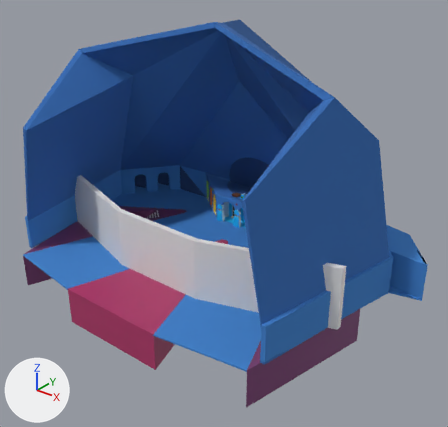
An edit to the FBX model Assets/mehses/Mainroom/mainroom4_nolines.fbx, drawn before and after from the same camera.
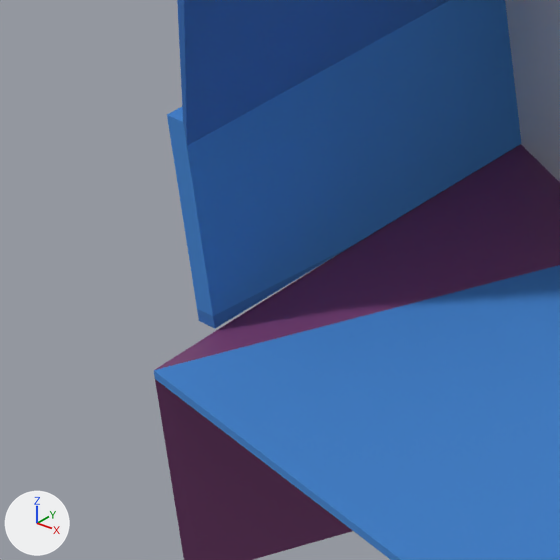
The first picture shows the older version from a 50 mm lens placed at (31.9, -41.1, 27.0), pointed at (2.8, -4.6, 4.4). The close-ups show both versions on the part from 0% to 19% of the width and 47% to 66% of the height of that picture; other places that the commit changed are outside them. Arrows for +X, +Y and +Z are at lower left; the lights stay in place. Where no turn or scale is listed for an object, it has been applied to the vertices. Vertices at the same position are counted once.

Objects in the first close-up: 'bounds_1', 'floor', 'roof', 'trimat', 'walls'.
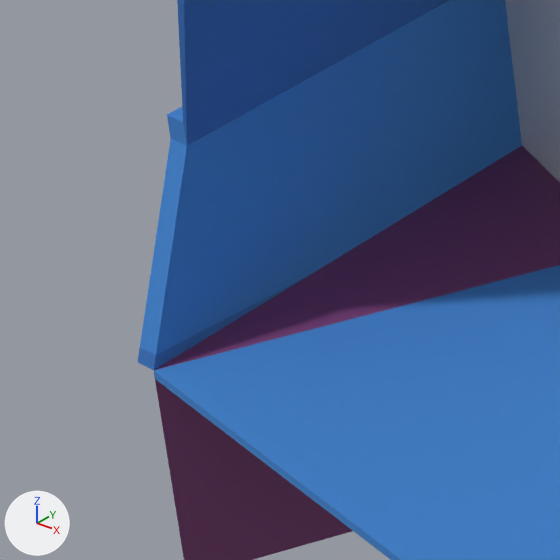
Where the change shows, as pixel boxes (x1, y1, x2, y2) in the close-ups (560 x 560 px; the box of a moved part takes in the faces that stretch with it):
'walls', reshaped: before (167, 0, 521, 329); after (138, 0, 522, 370)
part 1 of me_plane_033, moved or reshaped: before (171, 139, 521, 329); after (138, 139, 522, 370)

The edits, one by one:
me_plane_033 has 628 vertices, 450 faces and spans x -17.3..18.6, y -13.8..4.8, z -0.1..3.0.
me_plane_033 is used by ob_walls; location (0.0, 0.0, 0.0).
Part 1, on me_plane_033:
Vertex 95 of me_plane_033 moves from (-12.3, -13.8, -0.1) at pixel (198, 320) to (-12.0, -14.9, -0.1) at pixel (137, 362).
Vertex 100 of me_plane_033 moves from (-11.9, -13.8, -0.1) at pixel (214, 328) to (-11.6, -14.9, -0.1) at pixel (153, 370).
